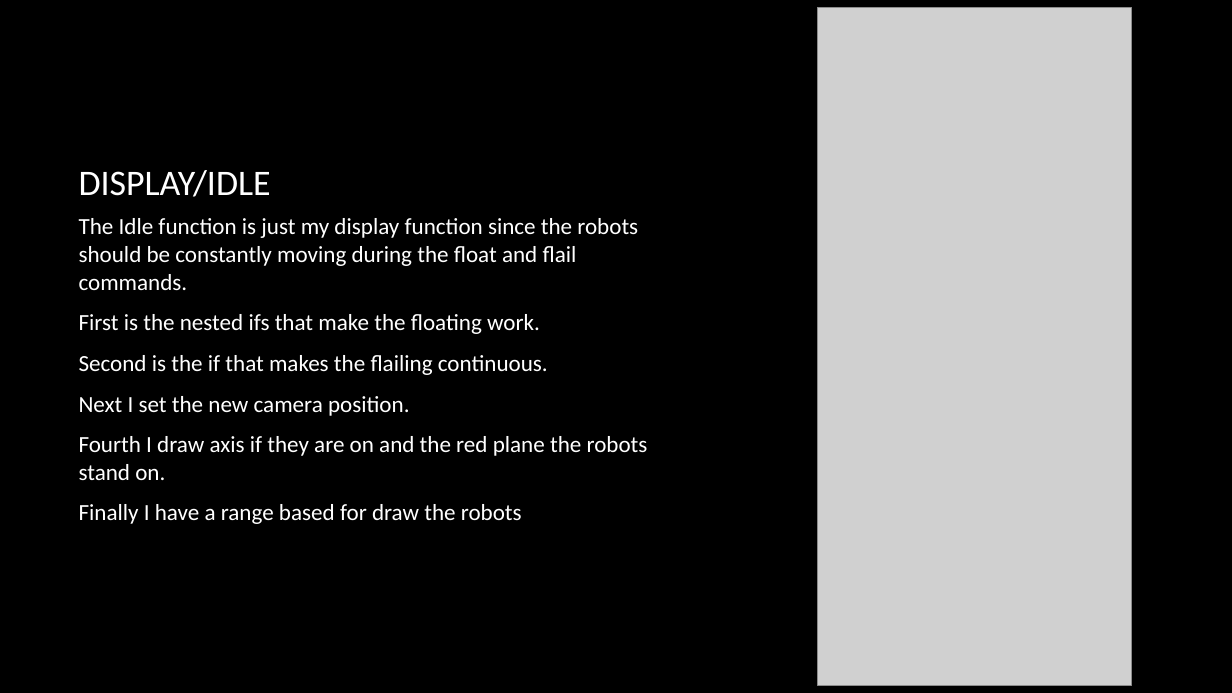
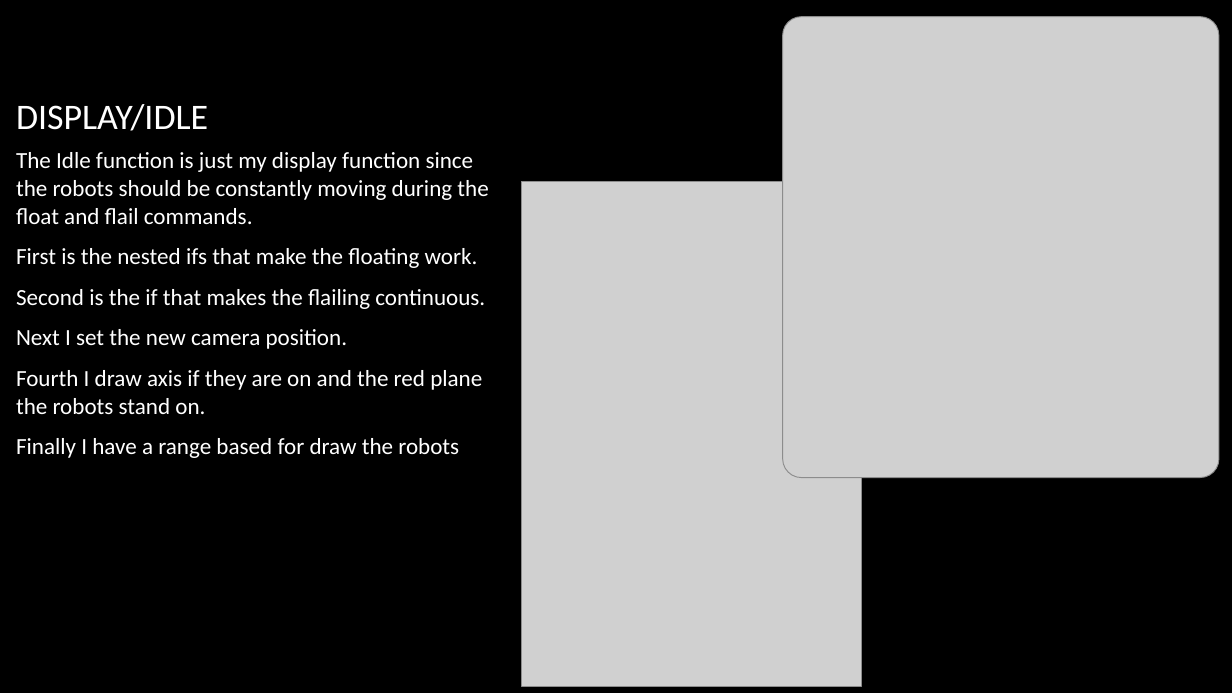
Before and after one commit to Quigmodacon/GraphicsFeverDream, a slide deck: slide 7 of JonathanHansen-Assignment2.pptx (slide 6 before the commit). Drawn at 1232x693 pixels with LibreOffice and Linux fonts; fonts in the diff are those of the drawing; grey boxes stand for pictures; background and template pictures are left out. Boxes give left, top, right and bottom in pixels: in the first picture for what was removed or moved away, otherwise in the second. Text is boxed around its words. In the diff, an @@ line names an element or a change of style, - is before the commit and + after.

```diff
--- a/JonathanHansen-Assignment2.pptx
+++ b/JonathanHansen-Assignment2.pptx
@@ title "DISPLAY/IDLE" moved from (x1=79, y1=170, x2=271, y2=197) to (x1=16, y1=104, x2=208, y2=131) @@
@@ picture resized from (x1=818, y1=7, x2=1132, y2=685) to (x1=783, y1=17, x2=1219, y2=478) @@
@@ text "The Idle function is just ..." rewrapped from (x1=79, y1=218, x2=648, y2=524) to (x1=16, y1=152, x2=488, y2=458) @@
@@ picture added at (x1=522, y1=181, x2=861, y2=687) @@
```
Also in this commit, not shown: 8 other slides changed, 1 slide added.
